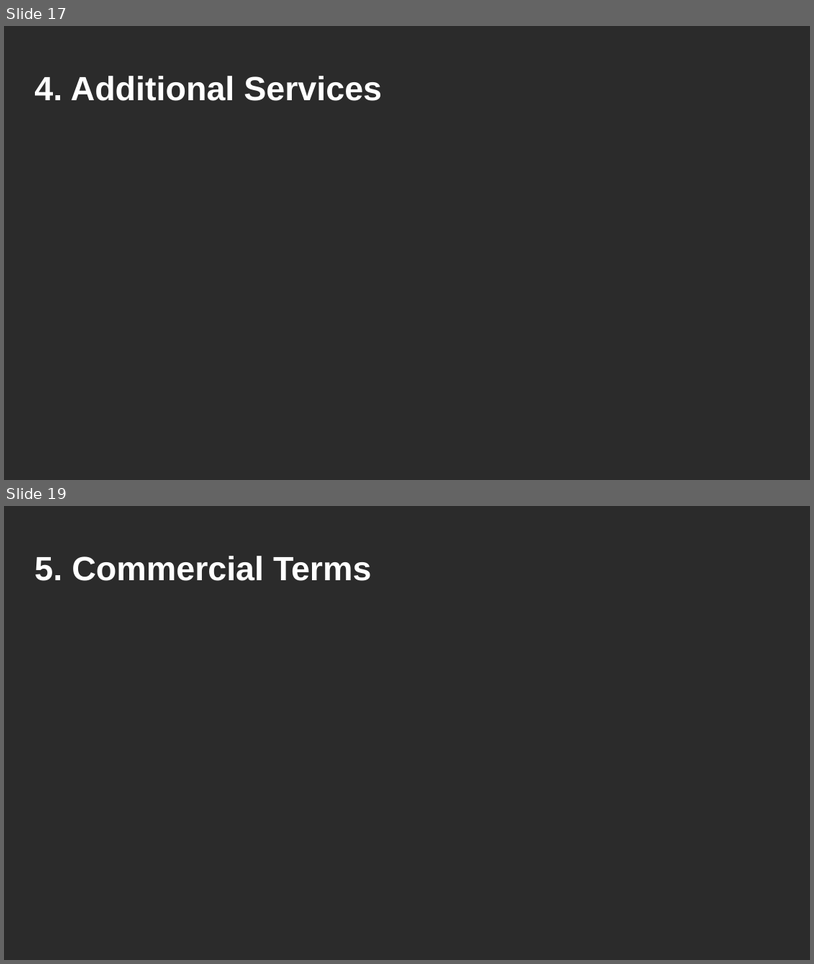
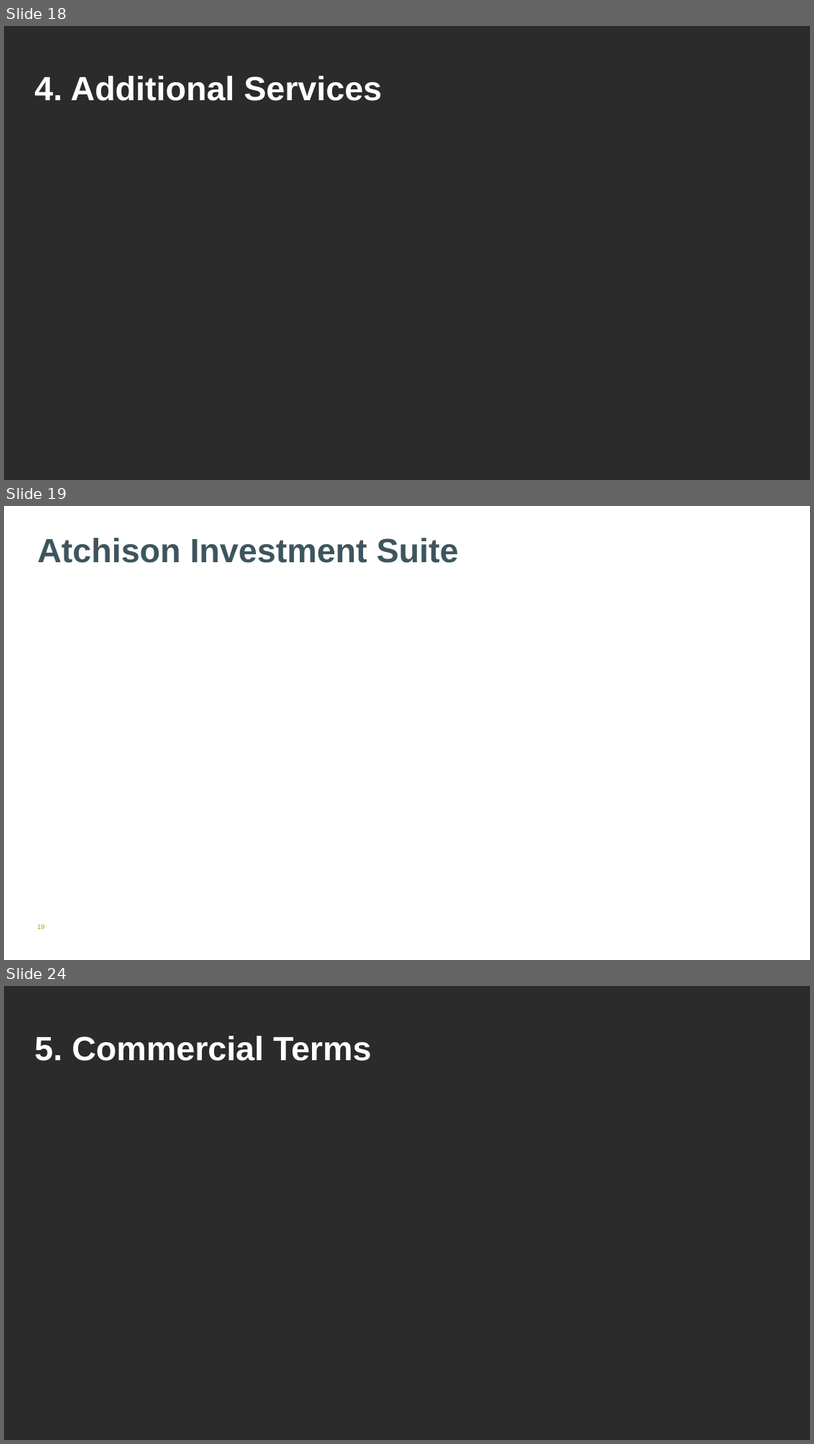
Before and after one commit to AtchisonClients/atchisonclients.github.io, a slide deck: assetsHTML/EMFS/EMFS-Atchison.pptx. Shown one above the other, each under a label of ours: slides 17 and 19 before the commit, slides 18, 19 and 24 after it; the slides between them are not shown. The pictures are 814x964 and 814x1444 pixels, drawn with LibreOffice and Linux fonts; fonts in the diff are those of the drawing; background and template pictures are left out; a plain dark background stands for a picture behind light text. Boxes give left, top, right and bottom in pixels: in the first picture for what was removed or moved away, otherwise in the second. Text is boxed around its words. In the diff, an @@ line names an element or a change of style, - is before the commit and + after.

```diff
--- a/assetsHTML/EMFS/EMFS-Atchison.pptx
+++ b/assetsHTML/EMFS/EMFS-Atchison.pptx
@@ slide 19 added at box(4, 506, 810, 960), background picture (left out) @@
@@ title added at box(37, 538, 459, 563), 40 pt, text #3D555E, bold @@
+Atchison Investment Suite
@@ page number added at box(37, 924, 44, 929), 8 pt, text #76C204 @@
+19
@@ what was slide 17 is now slide 18 @@
@@ what was slide 19 is now slide 24 @@
```
Also in this commit, not shown: 9 slides changed, 4 other slides added.
